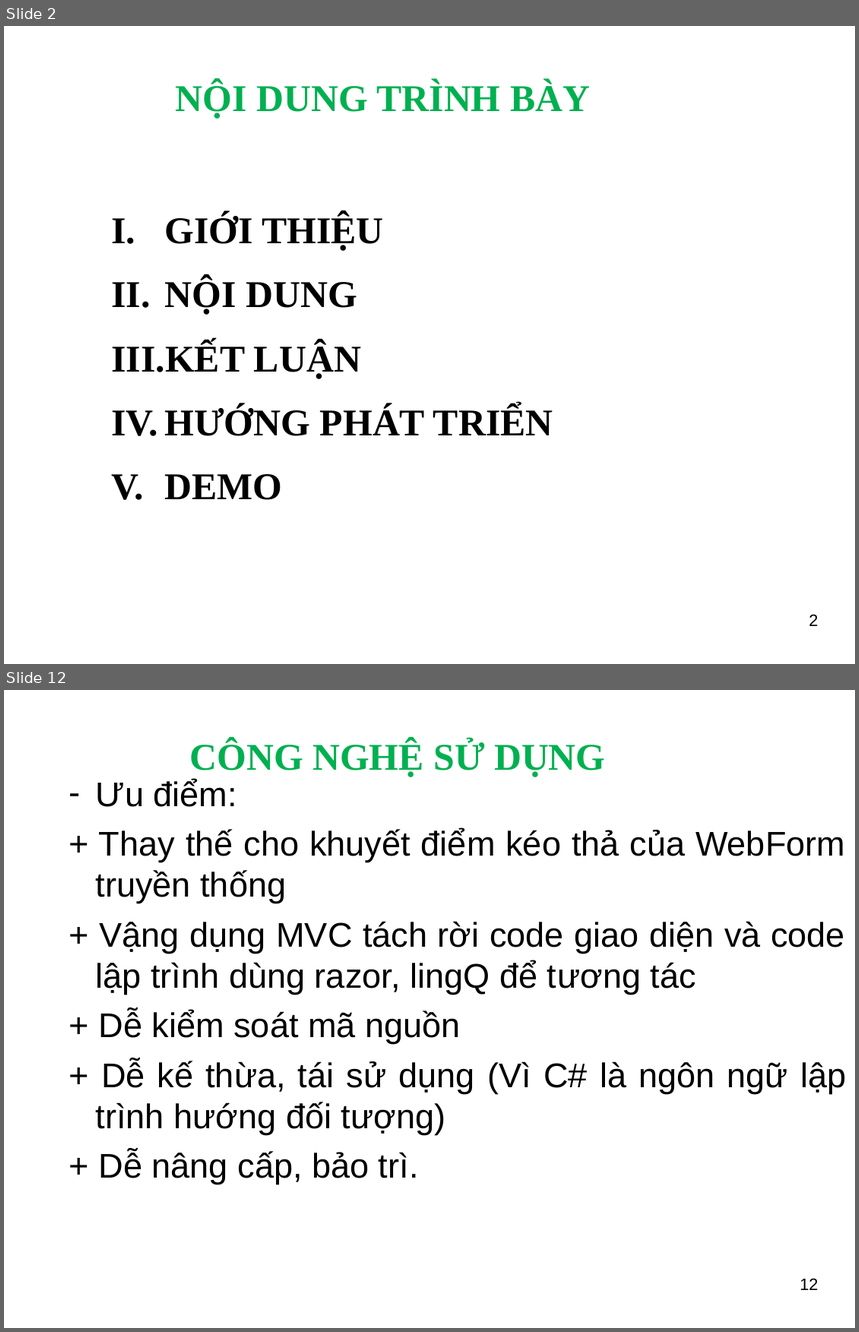
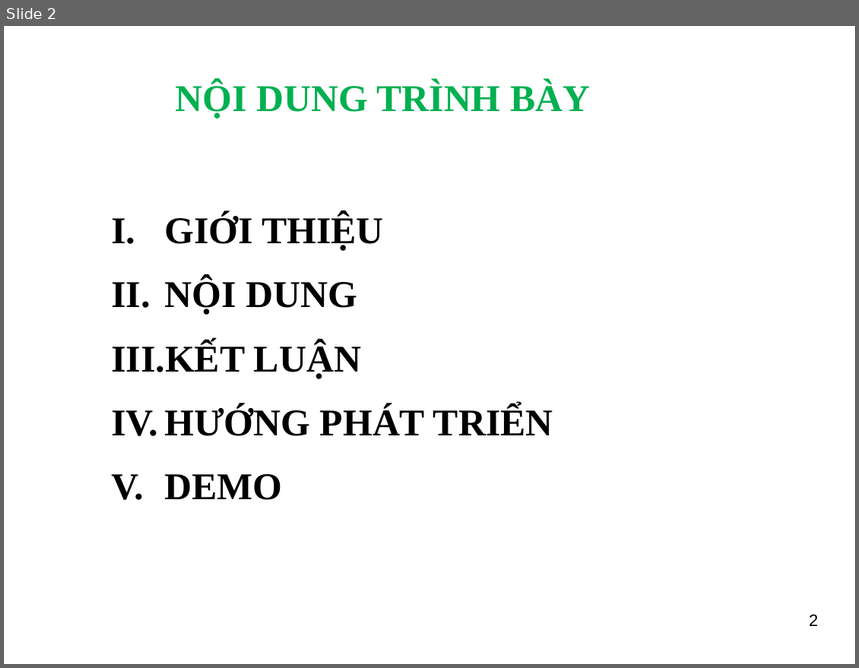
Before and after one commit to ngthuc/graduation-thesis, a slide deck: DOCUMENTS/documentations/Slide_HethongQuanlyProfileVienchucKhoaCNTT-TT_LeNguyenThucB1400731.ppt. Shown one above the other, each under a label of ours: slides 2 and 12 before the commit, slide 2 after it; the slides between them are not shown. The pictures are 859x1332 and 859x668 pixels, drawn with LibreOffice and Linux fonts; fonts in the diff are those of the drawing; background and template pictures are left out. Boxes give left, top, right and bottom in pixels: in the first picture for what was removed or moved away, otherwise in the second. Text is boxed around its words. In the diff, an @@ line names an element or a change of style, - is before the commit and + after.

```diff
--- a/DOCUMENTS/documentations/Slide_HethongQuanlyProfileVienchucKhoaCNTT-TT_LeNguyenThucB1400731.ppt
+++ b/DOCUMENTS/documentations/Slide_HethongQuanlyProfileVienchucKhoaCNTT-TT_LeNguyenThucB1400731.ppt
@@ slide 12 removed at bbox=[4, 690, 855, 1328], background picture (left out) @@
@@ title removed at bbox=[190, 740, 606, 777] @@
-CÔNG NGHỆ SỬ DỤNG
@@ text removed at bbox=[96, 779, 846, 1185] @@
-  – Ưu điểm:
-  + Thay thế cho khuyết điểm kéo thả của WebForm truyền thống
-  + Vậng dụng MVC tách rời code giao diện và code lập trình dùng razor, lingQ để tương tác
-  + Dễ kiểm soát mã nguồn
-  + Dễ kế thừa, tái sử dụng (Vì C# là ngôn ngữ lập trình hướng đối tượng)
-  + Dễ nâng cấp, bảo trì.
@@ page number removed at bbox=[800, 1278, 818, 1290] @@
-12
```
Also in this commit, not shown: 8 slides changed, 10 slides added, 6 other slides removed, 2 other files.
